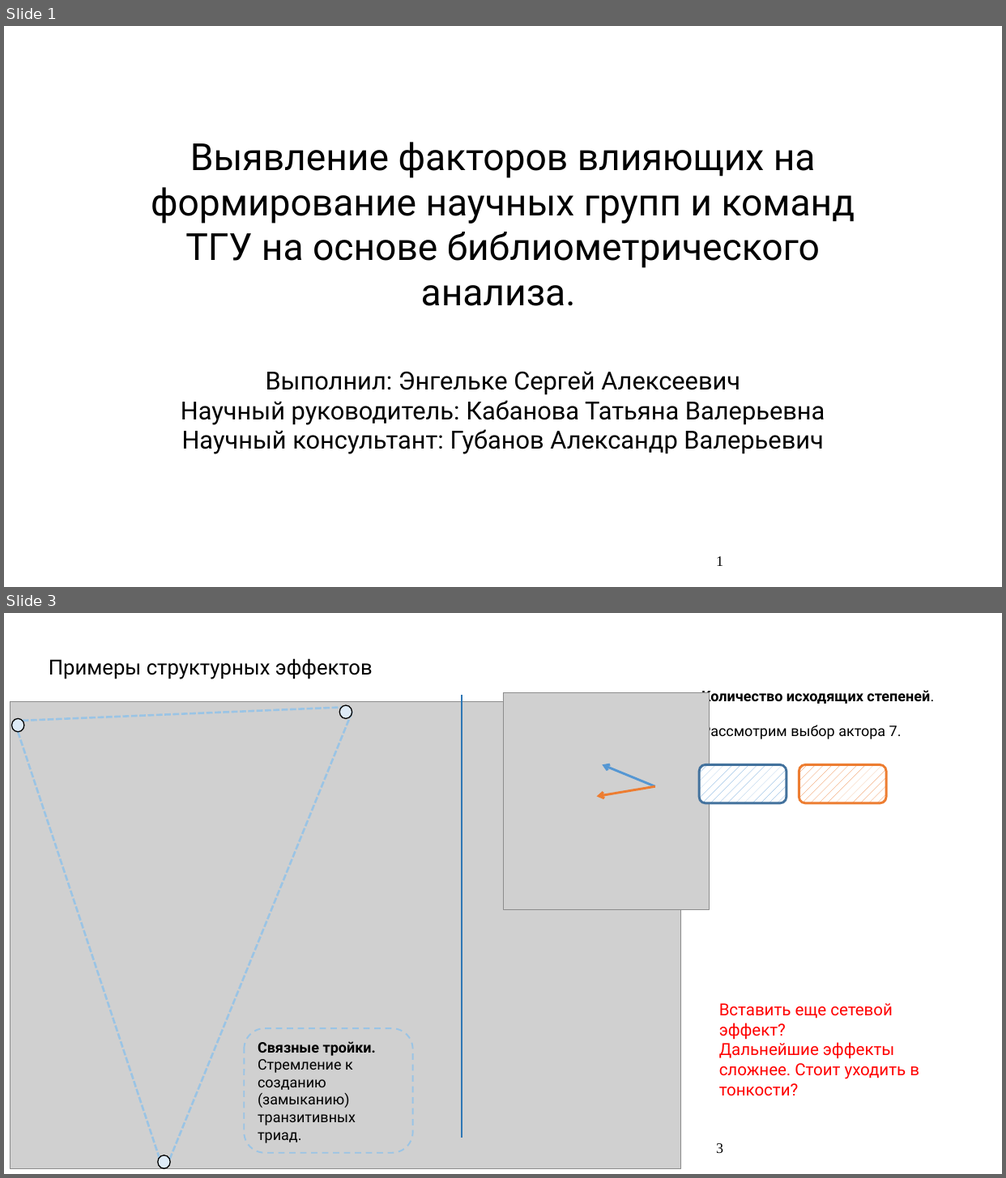
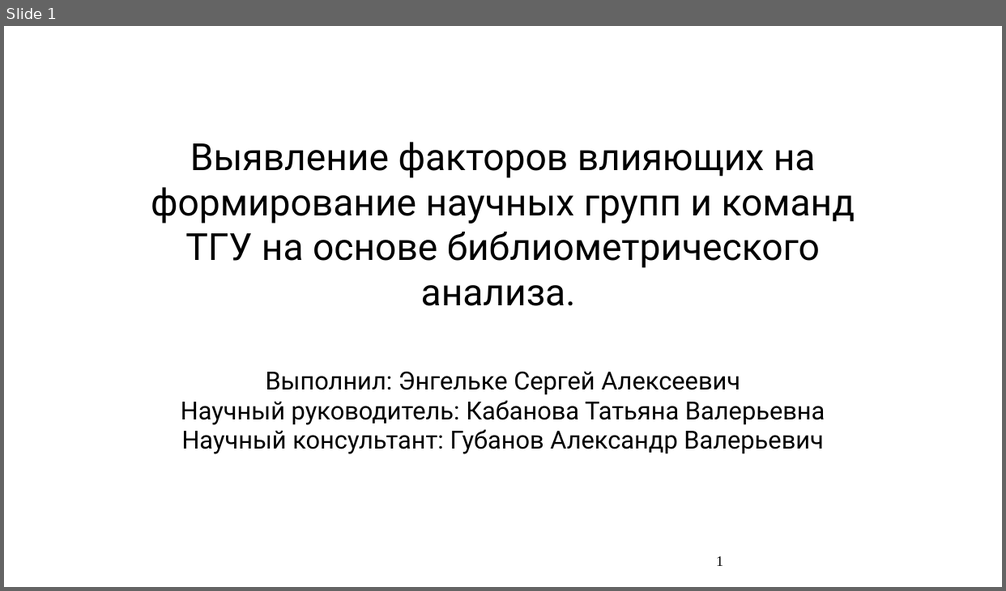
Before and after one commit to Amatikay/TermPaperSlides, a slide deck: SAOM_TermPaper.pptx. Shown one above the other, each under a label of ours: slides 1 and 3 before the commit, slide 1 after it; the slides between them are not shown. The pictures are 1006x1178 and 1006x591 pixels, drawn with LibreOffice and Linux fonts; fonts in the diff are those of the drawing; grey boxes stand for pictures. Boxes give left, top, right and bottom in pixels: in the first picture for what was removed or moved away, otherwise in the second. Text is boxed around its words. In the diff, an @@ line names an element or a change of style, - is before the commit and + after.

```diff
--- a/SAOM_TermPaper.pptx
+++ b/SAOM_TermPaper.pptx
@@ slide 3 removed at (4, 613, 1002, 1174), background #FFFFFF @@
@@ text removed at (49, 658, 373, 679) @@
-Примеры структурных эффектов
@@ picture removed at (10, 701, 681, 1169) @@
@@ line removed from (23, 721) to (342, 707) @@
@@ ellipse removed at (339, 705, 352, 718) @@
@@ line removed from (462, 695) to (462, 1139) @@
@@ picture removed at (503, 692, 710, 910) @@
@@ text removed at (701, 690, 934, 740) @@
-Количество исходящих степеней.
-Рассмотрим выбор актора 7.
@@ ellipse removed at (11, 718, 24, 732) @@
@@ line removed from (19, 732) to (160, 1161) @@
@@ line removed from (352, 712) to (169, 1160) @@
@@ arrow removed from (655, 786) to (602, 765) @@
@@ rounded rectangle removed at (700, 765, 787, 803) @@
@@ rounded rectangle removed at (799, 765, 887, 803) @@
@@ arrow removed from (655, 786) to (597, 796) @@
@@ text removed at (719, 1003, 919, 1097) @@
-Вставить еще сетевой эффект?
-Дальнейшие эффекты сложнее. Стоит уходить в тонкости?
@@ rounded rectangle removed at (245, 1029, 413, 1152) @@
-Связные тройки.
-Стремление к созданию (замыканию) транзитивных триад.
@@ page number removed at (716, 1144, 723, 1153) @@
-3
@@ ellipse removed at (157, 1156, 170, 1169) @@
```
Also in this commit, not shown: 6 slides changed, 1 slide added, 3 other slides removed.
